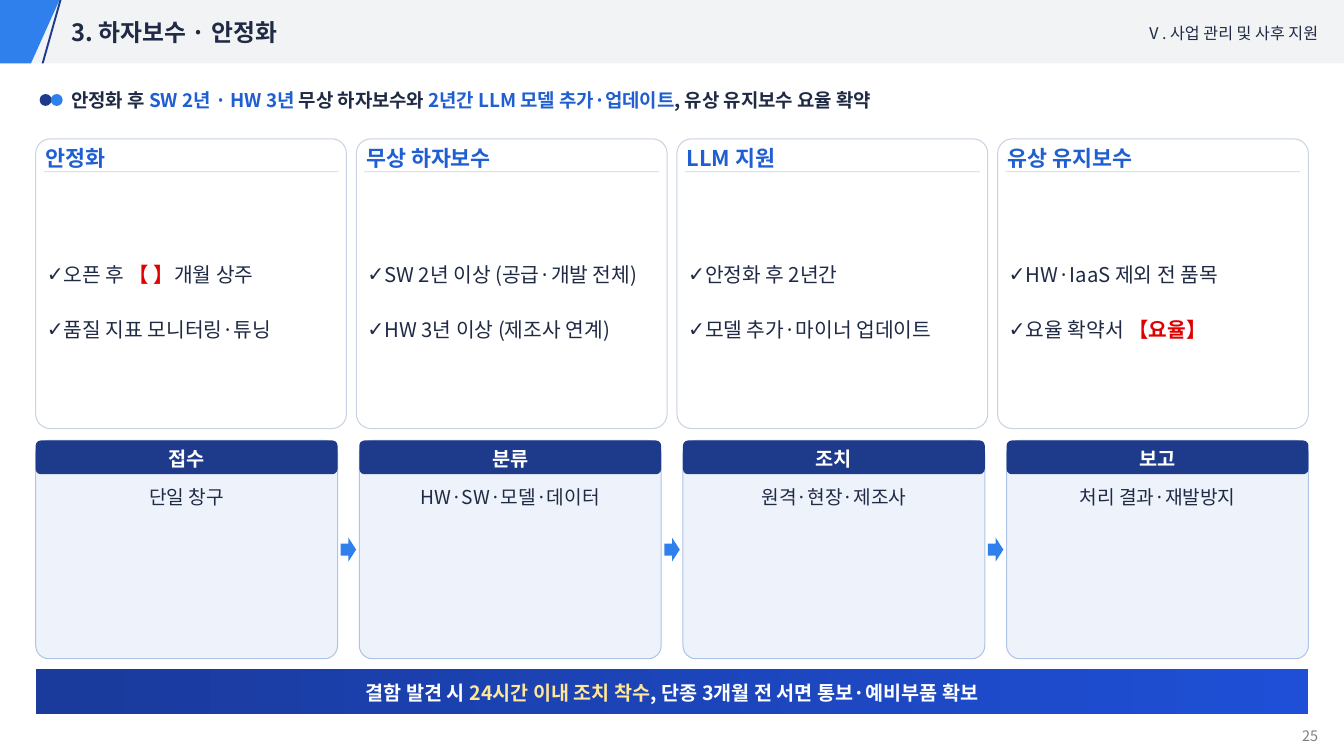
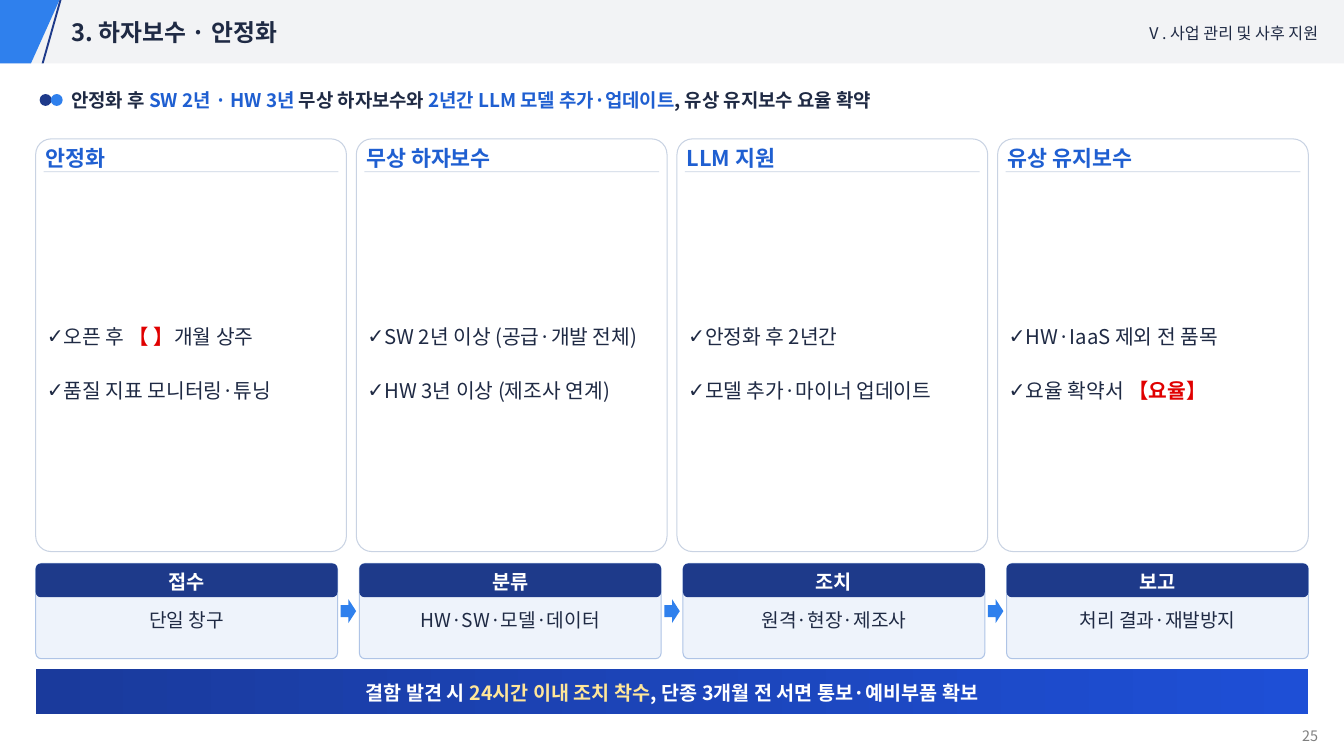
Before and after one commit to hwangsteeve-tech/hbjw, a slide deck: slide 25 of proposals/2026-11_induk-ai-infra/발표자료.pptx. Drawn at 1344x756 pixels with LibreOffice and Linux fonts; fonts in the diff are those of the drawing. Boxes give left, top, right and bottom in pixels: in the first picture for what was removed or moved away, otherwise in the second. Text is boxed around its words. In the diff, an @@ line names an element or a change of style, - is before the commit and + after.

```diff
--- a/proposals/2026-11_induk-ai-infra/발표자료.pptx
+++ b/proposals/2026-11_induk-ai-infra/발표자료.pptx
@@ rounded rectangle: place and size @@
-rounded rectangle at <box>35,139,346,429</box>
+rounded rectangle at <box>35,139,346,552</box>
@@ rounded rectangle: place and size @@
-rounded rectangle at <box>357,139,667,429</box>
+rounded rectangle at <box>357,139,667,552</box>
@@ rounded rectangle: place and size @@
-rounded rectangle at <box>678,139,988,429</box>
+rounded rectangle at <box>678,139,988,552</box>
@@ rounded rectangle: place and size @@
-rounded rectangle at <box>998,139,1309,429</box>
+rounded rectangle at <box>998,139,1309,552</box>
@@ text "오픈 후 【 】개월 상주": place and size @@
-text "오픈 후 【 】개월 상주" at <box>64,264,272,339</box>
+text "오픈 후 【 】개월 상주" at <box>64,326,272,400</box>
@@ text "SW 2년 이상 (공급·개발 전체)": place and size @@
-text "SW 2년 이상 (공급·개발 전체)" at <box>384,265,637,341</box>
+text "SW 2년 이상 (공급·개발 전체)" at <box>384,327,637,402</box>
@@ text "안정화 후 2년간": place and size @@
-text "안정화 후 2년간" at <box>705,265,931,339</box>
+text "안정화 후 2년간" at <box>705,327,931,400</box>
@@ text "HW·IaaS 제외 전 품목": place and size @@
-text "HW·IaaS 제외 전 품목" at <box>1026,265,1217,339</box>
+text "HW·IaaS 제외 전 품목" at <box>1026,327,1217,400</box>
@@ rounded rectangle: place and size @@
-rounded rectangle at <box>35,441,337,659</box>
+rounded rectangle at <box>35,564,337,658</box>
@@ rounded rectangle: place and size @@
-rounded rectangle at <box>359,441,660,659</box>
+rounded rectangle at <box>359,564,660,658</box>
@@ rounded rectangle: place and size @@
-rounded rectangle at <box>684,441,985,659</box>
+rounded rectangle at <box>684,564,985,658</box>
@@ 4 rounded rectangles: place and size @@
-4 rounded rectangles at <box>35,441,1309,474</box>
+4 rounded rectangles at <box>35,564,1309,597</box>
@@ rounded rectangle: place and size @@
-rounded rectangle at <box>1007,441,1309,659</box>
+rounded rectangle at <box>1007,564,1309,658</box>
@@ 3 right arrows: place and size @@
-3 right arrows at <box>341,537,1003,562</box>
+3 right arrows at <box>341,599,1003,623</box>
@@ text "단일 창구": place and size @@
-text "단일 창구" at <box>149,488,224,506</box>
+text "단일 창구" at <box>149,611,224,629</box>
@@ text "HW·SW·모델·데이터": place and size @@
-text "HW·SW·모델·데이터" at <box>421,488,600,506</box>
+text "HW·SW·모델·데이터" at <box>421,611,600,629</box>
@@ text "원격·현장·제조사": place and size @@
-text "원격·현장·제조사" at <box>761,488,906,506</box>
+text "원격·현장·제조사" at <box>761,611,906,629</box>
@@ text "처리 결과·재발방지": place and size @@
-text "처리 결과·재발방지" at <box>1080,488,1235,506</box>
+text "처리 결과·재발방지" at <box>1080,611,1235,629</box>
```
Also in this commit, not shown: 5 other slides changed, 5 other files.
